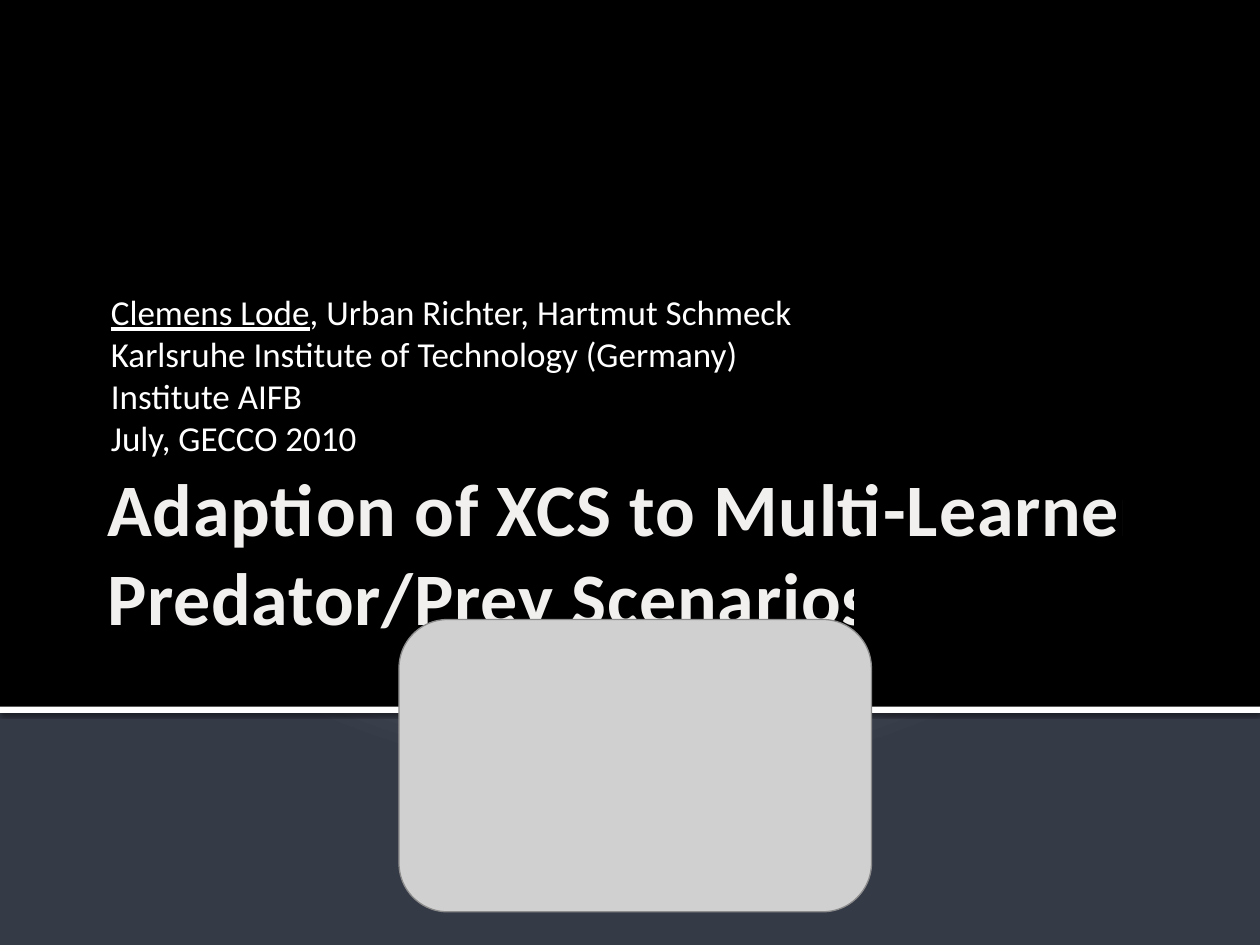
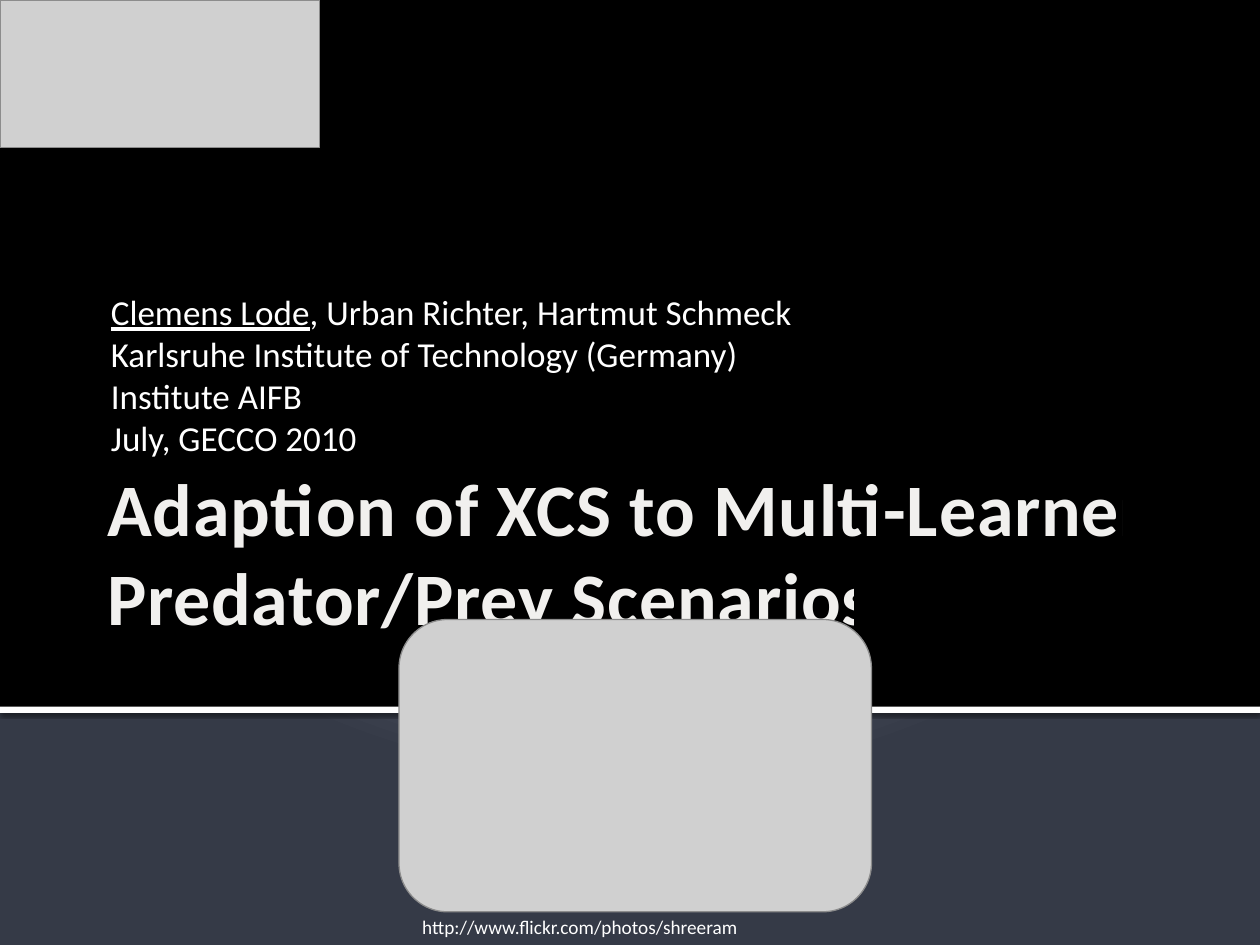
Before and after one commit to ClemensLode/GECCO-XCS-paper, a slide deck: slide 1 of Presentation/Adaption of XCS to Multi-Learner Predator.pptx. Drawn at 1260x945 pixels with LibreOffice and Linux fonts; fonts in the diff are those of the drawing; grey boxes stand for pictures. Boxes give left, top, right and bottom in pixels: in the first picture for what was removed or moved away, otherwise in the second. Text is boxed around its words. In the diff, an @@ line names an element or a change of style, - is before the commit and + after.

```diff
--- a/Presentation/Adaption of XCS to Multi-Learner Predator.pptx
+++ b/Presentation/Adaption of XCS to Multi-Learner Predator.pptx
@@ picture added at (0, 0, 319, 147) @@
@@ text added at (422, 920, 737, 937), 11 pt, text #FFFFFF @@
+http://www.flickr.com/photos/shreeram
```
Also in this commit, not shown: 18 other slides changed, 7 slides added, 34 slides removed, 1 other file.
